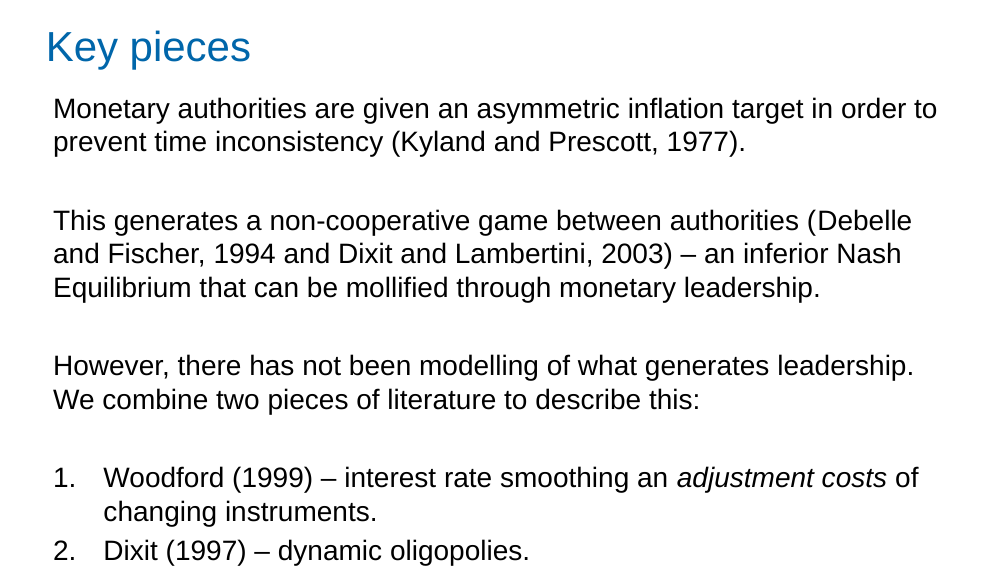
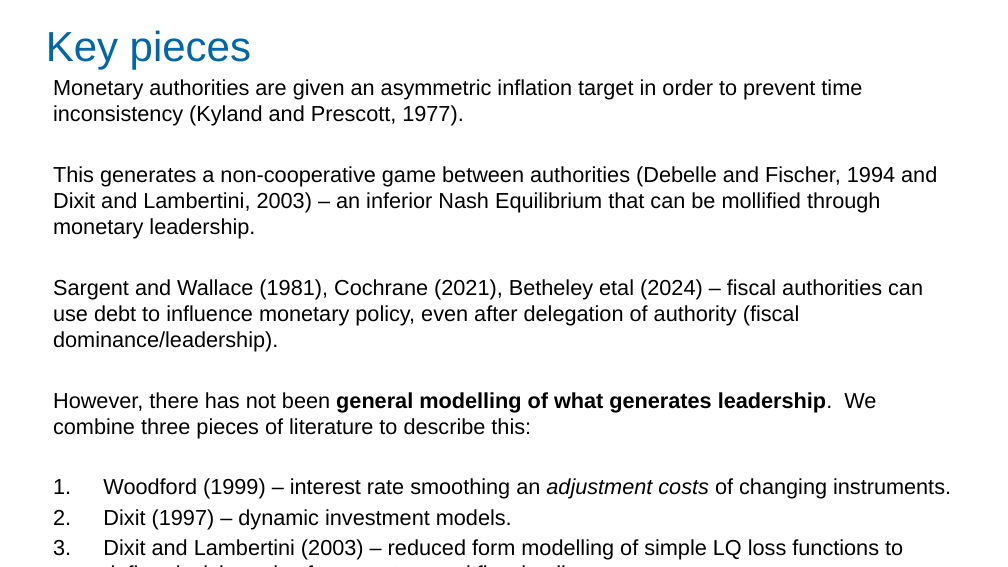
Before and after one commit to Zjub/TVHENZ, a slide deck: slide 10 of MF coordination/SI_game/RBA Coffee Monetary and Fiscal Policy Coordination.pptx (slide 9 before the commit). Drawn at 1008x567 pixels with LibreOffice and Linux fonts; fonts in the diff are those of the drawing. Boxes give left, top, right and bottom in pixels: in the first picture for what was removed or moved away, otherwise in the second. Text is boxed around its words. In the diff, an @@ line names an element or a change of style, - is before the commit and + after.

Commit message:
Update MF presentation

```diff
--- a/MF coordination/SI_game/RBA Coffee Monetary and Fiscal Policy Coordination.pptx
+++ b/MF coordination/SI_game/RBA Coffee Monetary and Fiscal Policy Coordination.pptx
@@ text "Monetary authorities are given an ...": place and size @@
-text "Monetary authorities are given an ..." at <box>53,97,937,526</box>
+text "Monetary authorities are given an ..." at <box>53,79,951,560</box>
@@ text at <box>53,79,951,499</box>: size 20 to 15.5 pt in "Monetary authorities are given an asymmetric inflation ...", "This generates a non-cooperative game between authorities ...", "Woodford (1999) – interest rate smoothing an ..." @@
@@ text at <box>53,279,923,439</box>: text changed; size 20 to 15.5 pt @@
-However, there has not been modelling of what generates leadership. We combine two pieces of literature to describe this:
+Sargent and Wallace (1981), Cochrane (2021), Betheley etal (2024) – fiscal authorities can use debt to influence monetary policy, even after delegation of authority (fiscal dominance/leadership).
+However, there has not been general modelling of what generates leadership. We combine three pieces of literature to describe this:
@@ text at <box>103,509,903,560</box>: text changed; size 20 to 15.5 pt @@
-2. Dixit (1997) – dynamic oligopolies.
+2. Dixit (1997) – dynamic investment models.
+3. Dixit and Lambertini (2003) – reduced form modelling of simple LQ loss functions to define decision rules for monetary and fiscal policy.
```
Also in this commit, not shown: 14 other slides changed, 4 slides added, 1 slide removed, 7 other files.
